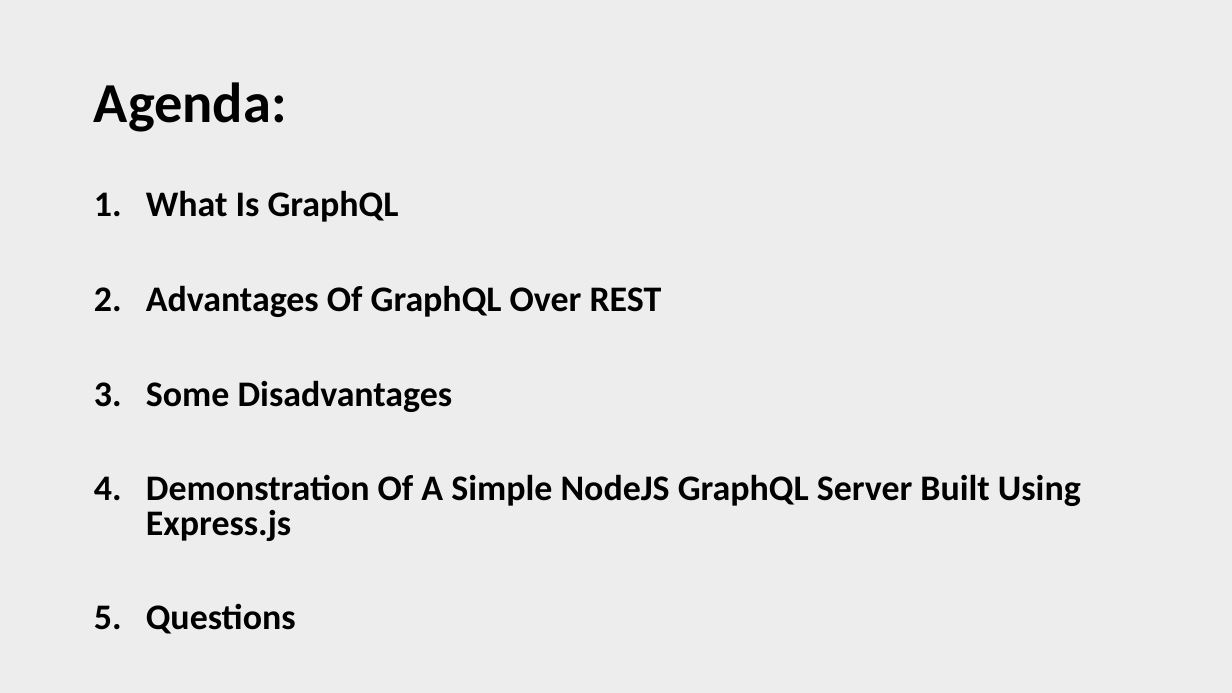
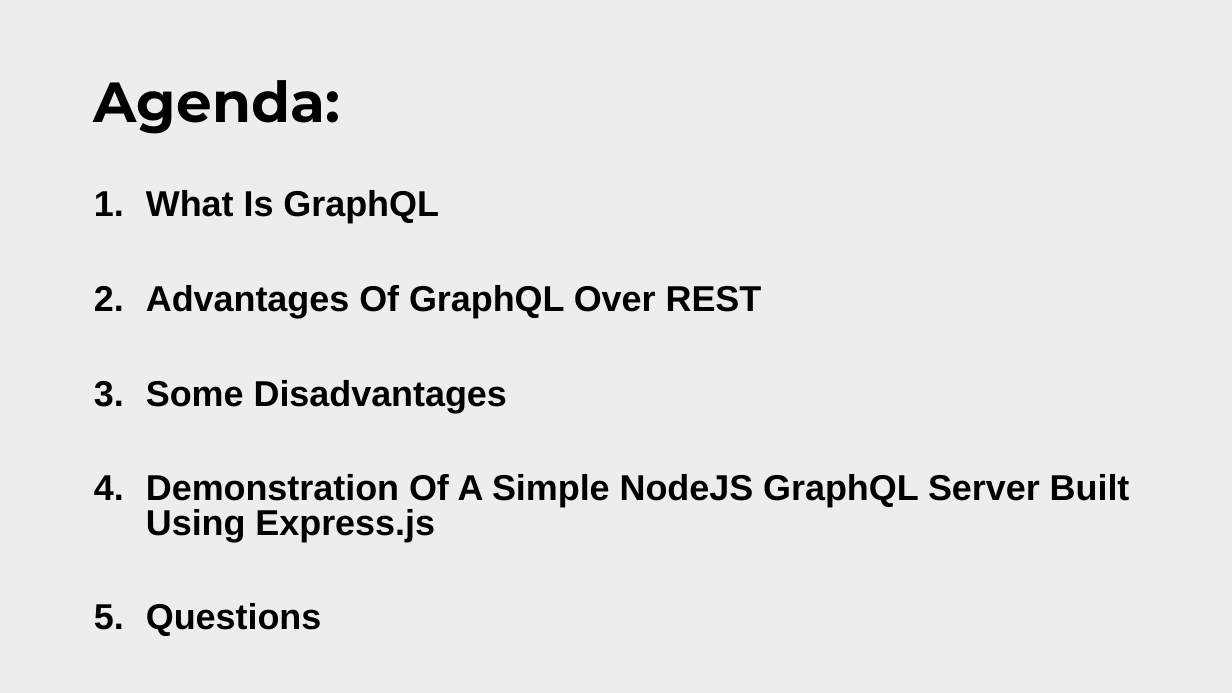
Before and after one commit to patelg123/graphql-presentation, a slide deck: slide 2 of current.pptx. Drawn at 1232x693 pixels with LibreOffice and Linux fonts; fonts in the diff are those of the drawing. Boxes give left, top, right and bottom in pixels: in the first picture for what was removed or moved away, otherwise in the second. Text is boxed around its words. In the diff, an @@ line names an element or a change of style, - is before the commit and + after.

Commit message:
more changes

```diff
--- a/current.pptx
+++ b/current.pptx
@@ title "Agenda:" at <box>94,80,340,134</box>: font Calibri to Montserrat @@
@@ text "What Is GraphQL" at <box>146,190,1130,636</box>: font Calibri to Arial @@
```
Also in this commit, not shown: 2 other slides changed, 2 slides added, 1 slide removed.
